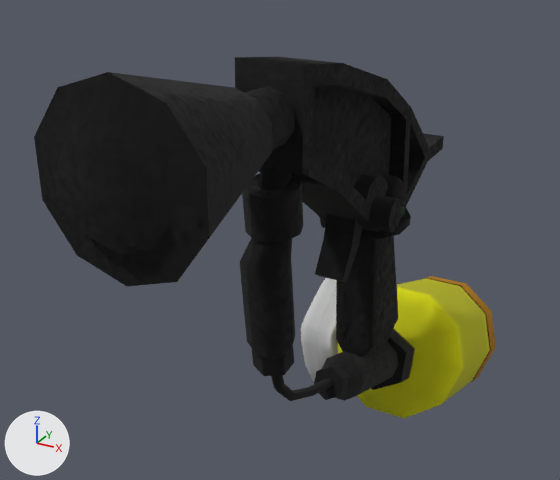
What one commit did to the glTF model glb/Wmn_Maneuver_NormalT_Cstm02.glb.
Rendered twice from a 50 mm lens placed at (0.301, -0.782, 0.418), pointed at (-0.09, -0.071, 0.062). Arrows for +X, +Y and +Z are at lower left; the lights stay in place. The picture after the commit comes second. Vertices at exactly the same position are counted once.

Before the edit, the objects in view are built like this:
```python
ob_lame__m_lame_cstm02 = bpy.data.objects.new('Lame__M_Lame_Cstm02', me_lame__m_lame_cstm02)
ob_lame__m_lame_cstm02.location = (0.0, 0.0, 0.0)
ob_machine__m_machine_cstm02 = bpy.data.objects.new('Machine__M_Machine_Cstm02', me_machine__m_machine_cstm02)
ob_machine__m_machine_cstm02.location = (0.0, 0.0, 0.0)
ob_wmn_maneuver_normalt__m_metal = bpy.data.objects.new('Wmn_Maneuver_NormalT__M_Metal', me_wmn_maneuver_normalt__m_metal)
ob_wmn_maneuver_normalt__m_metal.location = (0.0, 0.0, 0.0)
```
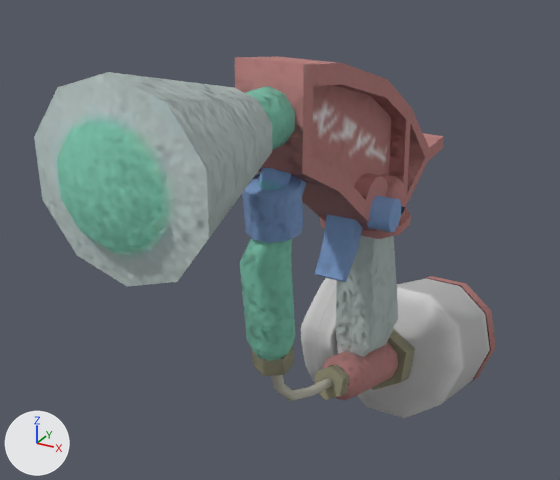
Changed parts and their boxes (x1, y1, x2, y2) in the pictures (560 x 480 px):
'Lame__M_Lame_Cstm02', recoloured (lighter): (34, 56, 496, 401) in both
'Wmn_Maneuver_NormalT__M_Metal', recoloured (yellow to grey): (252, 278, 490, 418) in both

Diff of the bpy script that builds the scene:
```diff
--- a/glb/Wmn_Maneuver_NormalT_Cstm02.glb.py
+++ b/glb/Wmn_Maneuver_NormalT_Cstm02.glb.py
@@ mat_m_lame_cstm02 @@
 n1 = _N.new('ShaderNodeOutputMaterial'); n1.name = 'Material Output'
-n2 = _N.new('ShaderNodeMix'); n2.name = 'Mix'
-n2.data_type = 'RGBA'
-n2.blend_type = 'MULTIPLY'
-n2.inputs[0].default_value = 1.0  # 'Factor'
-n3 = _N.new('ShaderNodeVertexColor'); n3.name = 'Color Attribute'
 n4 = _N.new('ShaderNodeTexImage'); n4.name = 'Image Texture'
 n4.image = img_m_lame_cstm02_alb
+n4.extension = 'EXTEND'
 n5 = _N.new('ShaderNodeNormalMap'); n5.name = 'Normal Map'
@@ mat_m_lame_cstm02 @@
 n0 = _N.new('ShaderNodeBsdfPrincipled'); n0.name = 'Principled BSDF'
 _L.new(n0.outputs[0], n1.inputs[0])  # 'BSDF' to 'Surface'
-_L.new(n2.outputs[2], n0.inputs[0])  # 'Result' to 'Base Color'
-_L.new(n3.outputs[0], n2.inputs[7])  # 'Color' to 'B'
-_L.new(n4.outputs[0], n2.inputs[6])  # 'Color' to 'A'
 _L.new(n5.outputs[0], n0.inputs[5])  # 'Normal' to 'Normal'
 _L.new(n6.outputs[0], n5.inputs[1])  # 'Color' to 'Color'
+_L.new(n4.outputs[0], n0.inputs[0])  # 'Color' to 'Base Color'
@@ mat_m_metal @@
 n1 = _N.new('ShaderNodeOutputMaterial'); n1.name = 'Material Output'
-n2 = _N.new('ShaderNodeMix'); n2.name = 'Mix'
-n2.data_type = 'RGBA'
-n2.blend_type = 'MULTIPLY'
-n2.inputs[0].default_value = 1.0  # 'Factor'
-n3 = _N.new('ShaderNodeVertexColor'); n3.name = 'Color Attribute'
 n4 = _N.new('ShaderNodeTexImage'); n4.name = 'Image Texture'
@@ mat_m_metal @@
 n0 = _N.new('ShaderNodeBsdfPrincipled'); n0.name = 'Principled BSDF'
 _L.new(n0.outputs[0], n1.inputs[0])  # 'BSDF' to 'Surface'
-_L.new(n2.outputs[2], n0.inputs[0])  # 'Result' to 'Base Color'
-_L.new(n3.outputs[0], n2.inputs[7])  # 'Color' to 'B'
-_L.new(n4.outputs[0], n2.inputs[6])  # 'Color' to 'A'
 _L.new(n5.outputs[0], n0.inputs[5])  # 'Normal' to 'Normal'
 _L.new(n6.outputs[0], n5.inputs[1])  # 'Color' to 'Color'
+_L.new(n4.outputs[0], n0.inputs[0])  # 'Color' to 'Base Color'
@@ me_lame__m_lame_cstm02 @@
 me_lame__m_lame_cstm02.from_pydata(...)  # 403 vertices, 688 faces; spans x -0.092..0.092, y -0.453..0.33, z -0.307..0.327
 # used by ob_lame__m_lame_cstm02; location = (0.0, 0.0, 0.0)
+# me_lame__m_lame_cstm02 part 1: vertex colours changed
 me_lame__m_lame_cstm02.materials.append(mat_m_lame_cstm02)
@@ me_wmn_maneuver_normalt__m_metal @@
 me_wmn_maneuver_normalt__m_metal.from_pydata(...)  # 107 vertices, 158 faces; spans x -0.09..0.09, y -0.268..0.316, z -0.292..0.045
 # used by ob_wmn_maneuver_normalt__m_metal; location = (0.0, 0.0, 0.0)
+# me_wmn_maneuver_normalt__m_metal part 2: vertex colours changed
 me_wmn_maneuver_normalt__m_metal.materials.append(mat_m_metal)
```
